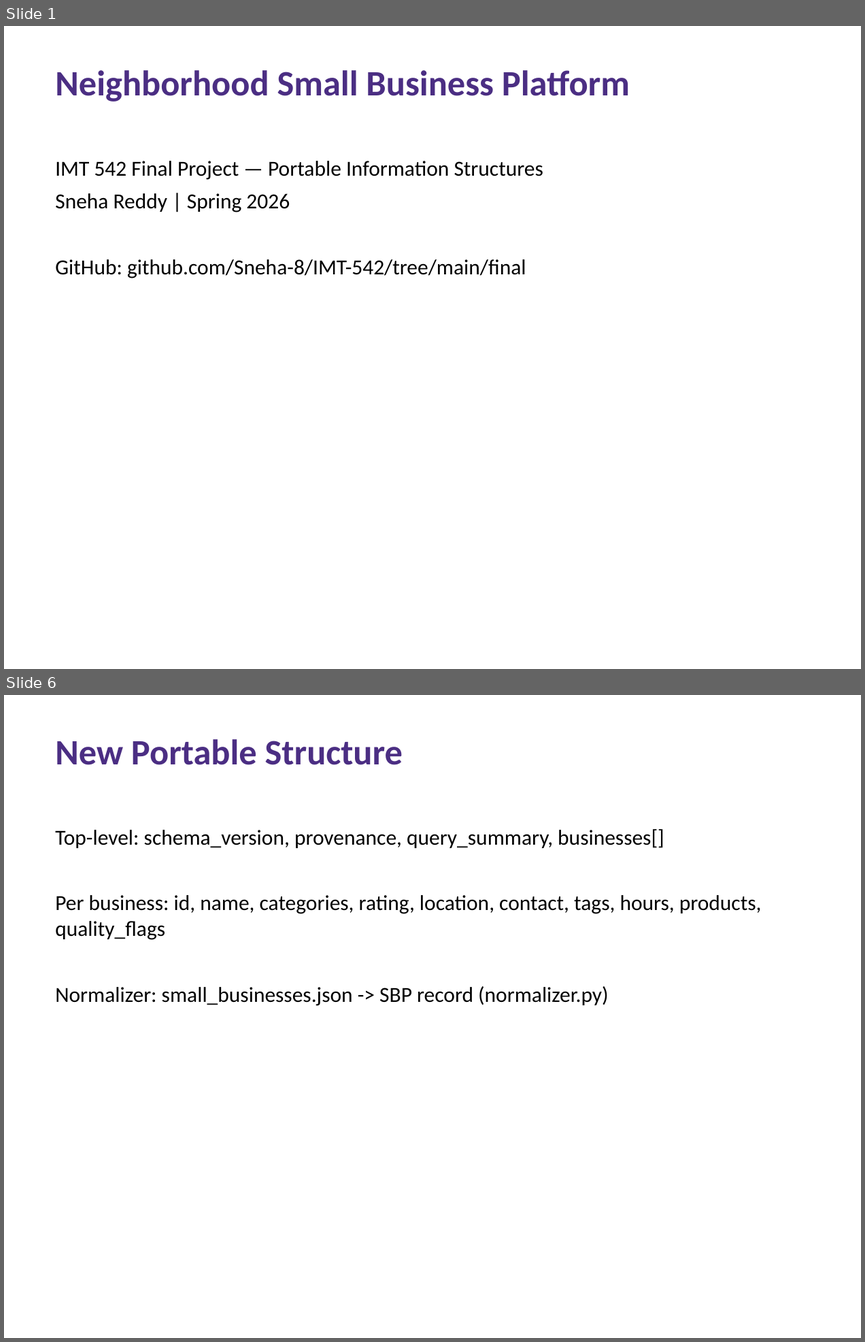
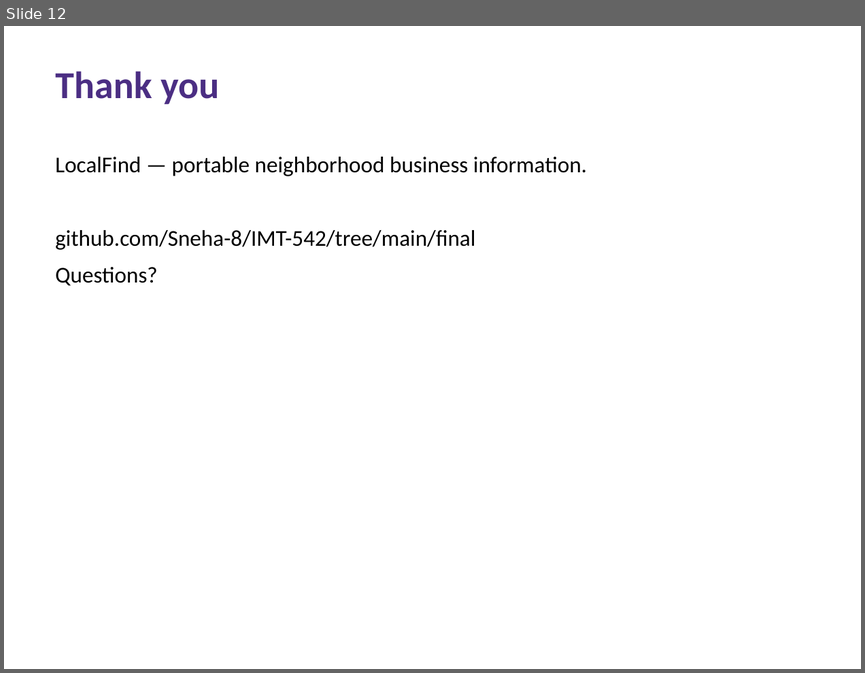
Before and after one commit to Sneha-8/IMT-542, a slide deck: final/presentation/IMT542_Final_Project.pptx. Shown one above the other, each under a label of ours: slides 1 and 6 before the commit, slide 12 after it; the slides between them are not shown. The pictures are 865x1342 and 865x673 pixels, drawn with LibreOffice and Linux fonts; fonts in the diff are those of the drawing. Boxes give left, top, right and bottom in pixels: in the first picture for what was removed or moved away, otherwise in the second. Text is boxed around its words. In the diff, an @@ line names an element or a change of style, - is before the commit and + after.

```diff
--- a/final/presentation/IMT542_Final_Project.pptx
+++ b/final/presentation/IMT542_Final_Project.pptx
@@ slide 6 removed at (4, 695, 861, 1338), background #FFFFFF @@
@@ text removed at (55, 739, 402, 765) @@
-New Portable Structure
@@ text removed at (55, 829, 762, 1006) @@
-Top-level: schema_version, provenance, query_summary, businesses[]
-Per business: id, name, categories, rating, location, contact, tags, hours, products, quality_flags
-Normalizer: small_businesses.json -> SBP record (normalizer.py)
@@ what was slide 1 is now slide 12 @@
@@ slide 12 changed as well @@
@@ text at (55, 71, 219, 104): text changed; size 30 to 32 pt @@
-Neighborhood Small Business Platform
+Thank you
@@ text at (55, 157, 587, 286): text changed; size 18 to 19 pt @@
-IMT 542 Final Project — Portable Information Structures
-Sneha Reddy | Spring 2026
-GitHub: github.com/Sneha-8/IMT-542/tree/main/final
+LocalFind — portable neighborhood business information.
+github.com/Sneha-8/IMT-542/tree/main/final
+Questions?
```
Also in this commit, not shown: 11 slides added, 9 other slides removed, 4 other files.
